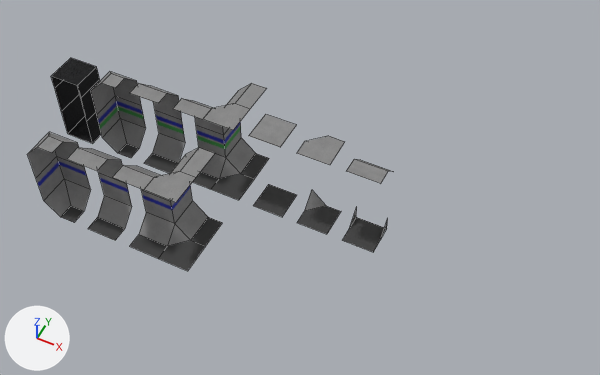
An edit to the Blender file station/tiles/station-tileset.blend, drawn before and after from the same camera.
Camera for both pictures: a 50 mm lens placed at (13.71, -15.2, 19.4), pointed at (6.61, -1.01, 1.65). Lighting does not change. The marker at lower left points along +X, +Y and +Z. The older version comes first. Mesh edges are drawn as thin lines.

Objects in the first picture: 'CeilFloor-col', 'CeilFloor-col.001', 'InCornerB-col', 'InCornerBG-col', 'InCornerMin-col', 'OutCornerB-col', 'OutCornerBG-col', 'RoomGapr-col', 'WallB-col', 'WallBG-col'.
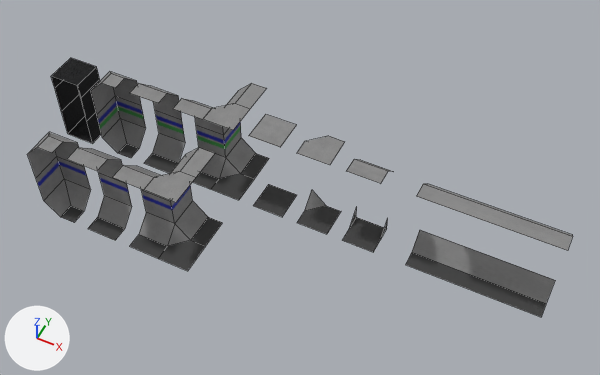
Boxes (x1, y1, x2, y2) around the edits, measured in the pictures (600 x 375 px):
'WallBG-col.001', added: after (405, 184, 573, 317)
    faces in mat_material_007 (picture img_grey_wall_plain_png_005): (412, 184, 573, 303)
    faces in mat_material_013 (picture img_grey_wall_plain_dark_png_005): (405, 253, 546, 317)
'WallB-col', moved: before (130, 83, 185, 173); after (67, 147, 132, 240)
'WallBG-col', moved: before (67, 147, 132, 240); after (130, 83, 185, 173)

The change, as a diff of the scene's bpy script:
```diff
--- a/station/tiles/station-tileset.blend.py
+++ b/station/tiles/station-tileset.blend.py
@@ img_grey_wall_blue__green_stripe_png_002 @@
+img_grey_wall_blue__green_stripe_png_002 = load_image('grey_wall_blue__green_stripe.png.002', '_unpacked/grey_wall_blue__green_stripe.png', 128, 128, 'sRGB')
@@ img_grey_wall_plain_n_png_004 @@
+img_grey_wall_plain_n_png_004 = load_image('grey_wall_plain_n.png.004', '_unpacked/grey_wall_plain_n.png', 128, 128, 'Non-Color')
@@ img_grey_wall_plain_dark_png_005 @@
+img_grey_wall_plain_dark_png_005 = load_image('grey_wall_plain_dark.png.005', '_unpacked/grey_wall_plain_dark.png', 128, 128, 'sRGB')
@@ img_grey_wall_plain_png_005 @@
+img_grey_wall_plain_png_005 = load_image('grey_wall_plain.png.005', '_unpacked/grey_wall_plain.png', 128, 128, 'sRGB')
@@ mat_material_001 @@
+mat_material_001 = bpy.data.materials.new('Material.001')
+# uses the picture img_grey_wall_blue__green_stripe_png_002
+# uses the picture img_grey_wall_plain_n_png_004
@@ mat_material_013 @@
+mat_material_013 = principled_material('Material.013')
+mat_material_013.texture = img_grey_wall_plain_dark_png_005
+mat_material_013.roughness = 0.9
@@ mat_material_007 @@
+mat_material_007 = principled_material('Material.007')
+mat_material_007.texture = img_grey_wall_plain_png_005
+mat_material_007.roughness = 0.9
@@ me_plane_002 @@
+me_plane_002.from_pydata(...)  # 16 vertices, 5 faces, 1 loose edge; spans x -1.0..1.0, y -1.0..1.0, z -1.5..1.5
+# faces by material slot: [1, 3, 1]
+me_plane_002.materials.append(mat_material_001)
+me_plane_002.materials.append(mat_material_007)  # picture img_grey_wall_plain_png_005
+me_plane_002.materials.append(mat_material_013)  # picture img_grey_wall_plain_dark_png_005
@@ ob_wallbg_col @@
 ob_wallbg_col = bpy.data.objects.new('WallBG-col', me_plane_010)
-ob_wallbg_col.location = (1.5, -3.5, 1.5)
+ob_wallbg_col.location = (1.5, -0.5, 1.5)
 ob_wallbg_col.scale = (0.5, 0.5, 1.0)
@@ ob_wallb_col @@
 ob_wallb_col = bpy.data.objects.new('WallB-col', me_plane_011)
-ob_wallb_col.location = (1.5, -0.5, 1.5)
+ob_wallb_col.location = (1.5, -3.5, 1.5)
 ob_wallb_col.scale = (0.5, 0.5, 1.0)
@@ ob_wallbg_col_001 @@
+ob_wallbg_col_001 = bpy.data.objects.new('WallBG-col.001', me_plane_002)
+ob_wallbg_col_001.location = (12.0, -0.5, 1.5)
+ob_wallbg_col_001.scale = (2.0, 0.5, 1.0)
```
